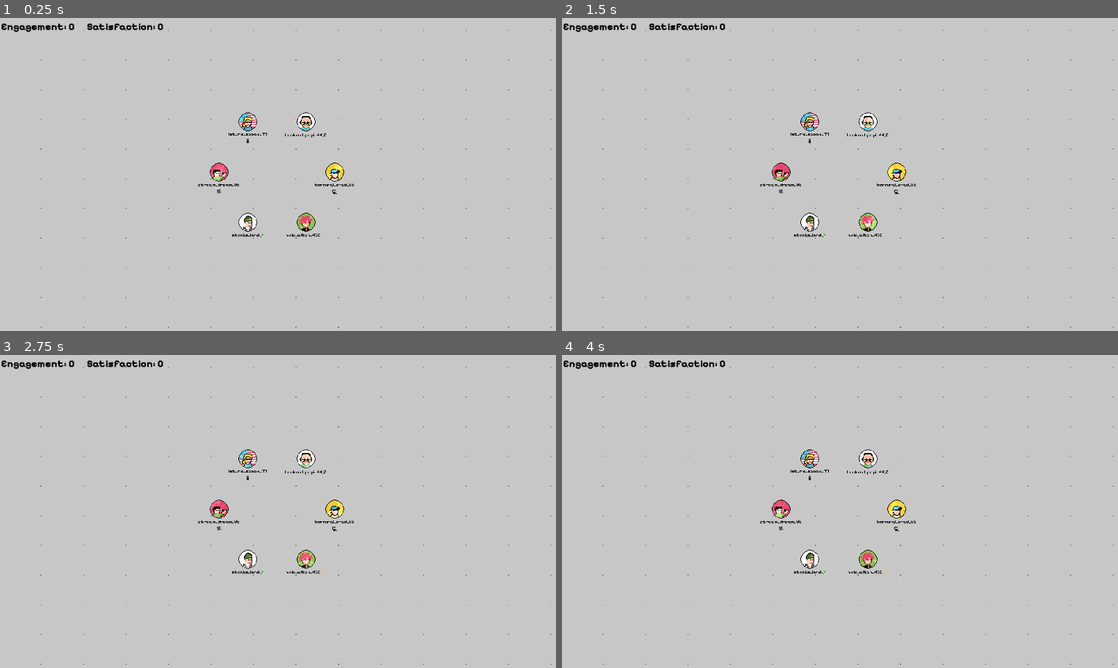
Above: before the commit, frames 1-4 (two rows, left to right).
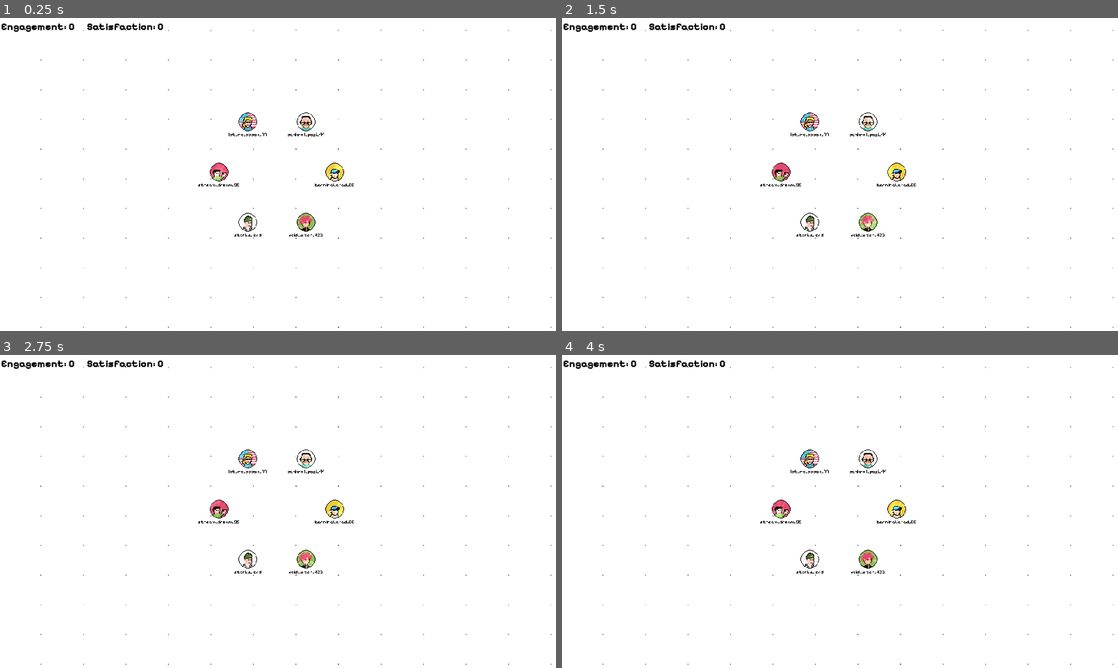
Above: after the commit, the same moments.

Repository: Pikachuxxxx/social-loops-gmtk
Game: Godot game, scene res://Scenes/main.tscn
The game is run twice, just before and just after one commit, with the same random seed, the same clock (stepped at 60 frames per second) and the same inputs.
Inputs (mouse positions are in pixels of both pictures, inside the frame that each line leads up to):
- Up to frame 1 (0.25 s): no input
- Up to frame 2 (1.5 s): tap Enter at 0.5 s; move the mouse to (962, 158) at 0.52 s; hold Enter 0.53-1.25 s; click (962, 158) at 0.67 s; drag from (728, 190) to (812, 237) at 1.27 s
- Up to frame 3 (2.75 s): tap Space at 2 s; move the mouse to (333, 442) at 2.02 s; tap J at 2.1 s; click (333, 442) at 2.17 s
- Up to frame 4 (4 s): drag from (812, 574) to (673, 464) at 2.77 s; move the mouse to (1006, 558) at 3.52 s; hold Tab from 3.53 s (still down); click (1006, 558) at 3.67 s

The runs differ from the first frame. In frame 1, 99% of the frame differs, in the area x 0-100%, y 0-100%; in frame 2, 99%; in frame 3, 99%; in frame 4, 99%.

Commit message:
white bg for grid; removed emoji from label cause of overcrowding

Diff:
--- a/Scripts/PersonaNode.gd
+++ b/Scripts/PersonaNode.gd
@@ -44,7 +44,7 @@
 	$NodeCollisionShape2D/Sprite2D.texture_filter = CanvasItem.TEXTURE_FILTER_NEAREST
 	$NodeCollisionShape2D/Sprite2D.texture = persona.display_pic
 	# Set label below display picture
-	$NodeCollisionShape2D/Label.text = persona.user_name
+	$NodeCollisionShape2D/Label.text = persona.user_name.left(persona.user_name.length() - 1)
 	$NodeCollisionShape2D/Label.position += Vector2(0,85)
 
 	var labelSettings = LabelSettings.new()
--- a/Shaders/Grid.gdshader
+++ b/Shaders/Grid.gdshader
@@ -17,6 +17,7 @@
 
     float dot = smoothstep(radius_uv, radius_uv * 0.8, dist);
     dot = 1.0 - dot;
-
-    COLOR = mix(bg_color, dot_color, dot) * 0.8;
+    if(dot > 0.9) dot = 1.0;
+    COLOR = mix(bg_color, dot_color, dot);
+	//COLOR = vec4(1);
 }
